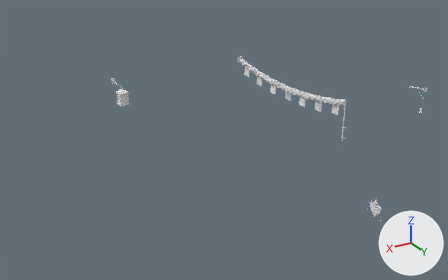
Two versions of the glTF model assets/eclipse/kit/lane_landmarks.glb, one commit apart.
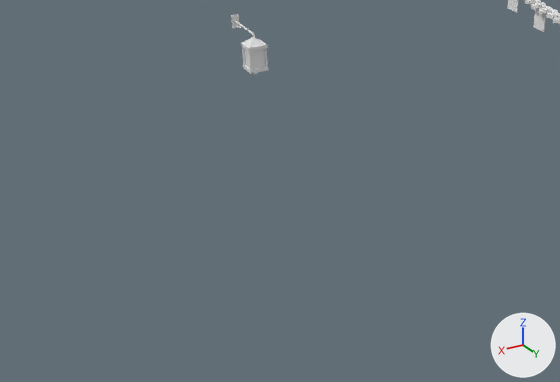
There are two pictures of each version: one whole from a camera (50 mm lens) standing at (12.21, 11.59, 8.84) and looking at (3.84, -2.36, 1.86), one close up on the part from 0% to 60% of the width and 25% to 91% of the height. The lights are fixed; the arrows at lower right show +X, +Y and +Z. The older version's two pictures come first.

In view in the first close-up: 'garland', 'red_lantern'.
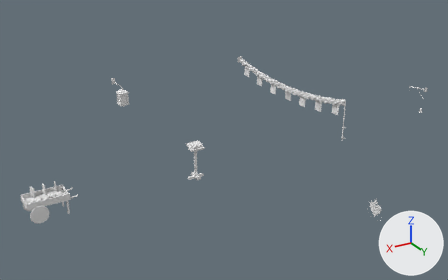
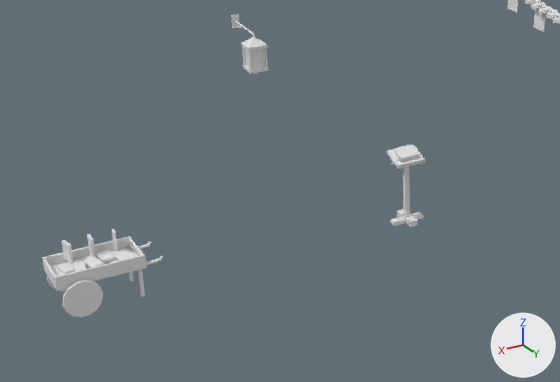
Commit message: feat(metro): his threshold dressed: lectern, chained book, book barrow

The change, as JSON lines over the scene's bpy script:
```json
{"op": "add", "block": "mat_leather_red", "code": ["mat_leather_red = principled_material('leather_red')", "mat_leather_red.base_color = (0.8, 0.8, 0.8)  # white #e7e7e7"]}
{"op": "add", "block": "mat_page_edge", "code": ["mat_page_edge = principled_material('page_edge')", "mat_page_edge.base_color = (0.8, 0.8, 0.8)  # white #e7e7e7"]}
{"op": "add", "block": "mat_wood", "code": ["mat_wood = principled_material('wood')", "mat_wood.base_color = (0.8, 0.8, 0.8)  # white #e7e7e7"]}
{"op": "add", "block": "mat_cloth", "code": ["mat_cloth = principled_material('cloth')", "mat_cloth.base_color = (0.8, 0.8, 0.8)  # white #e7e7e7"]}
{"op": "add", "block": "mat_leather_brown", "code": ["mat_leather_brown = principled_material('leather_brown')", "mat_leather_brown.base_color = (0.8, 0.8, 0.8)  # white #e7e7e7"]}
{"op": "add", "block": "me_lectern_book_cover", "code": ["me_lectern_book_cover = bpy.data.meshes.new('lectern_book_cover')", "me_lectern_book_cover.from_pydata(...)  # 72 vertices, 120 faces; spans x 3.745..4.072, y -4.068..-3.847, z 1.112..1.204", "# faces by material slot: [12, 108]", "me_lectern_book_cover.materials.append(mat_leather_red)  # white #e7e7e7", "me_lectern_book_cover.materials.append(mat_iron)  # white #e7e7e7"]}
{"op": "add", "block": "me_lectern_book_block", "code": ["me_lectern_book_block = bpy.data.meshes.new('lectern_book_block')", "me_lectern_book_block.from_pydata([(3.75, -4.083, 1.133), (3.75, -3.877, 1.057), (3.75, -3.856, 1.114), (3.75, -4.063, 1.189), (4.05, -4.083, 1.133), (4.05, -4.063, 1.189), (4.05, -3.856, 1.114), (4.05, -3.877, 1.057)], [], [(0, 3, 2), (0, 2, 1), (4, 7, 6), (4, 6, 5), (0, 4, 5), (0, 5, 3), (1, 2, 6), (1, 6, 7), (0, 1, 7), (0, 7, 4), (3, 5, 6), (3, 6, 2)])", "me_lectern_book_block.materials.append(mat_page_edge)  # white #e7e7e7"]}
{"op": "add", "block": "me_lectern", "code": ["me_lectern = bpy.data.meshes.new('lectern')", "me_lectern.from_pydata(...)  # 80 vertices, 136 faces; spans x 3.65..4.155, y -4.2..-3.76, z 0.0..1.153", "# faces by material slot: [72, 64]", "me_lectern.materials.append(mat_wood)  # white #e7e7e7", "me_lectern.materials.append(mat_iron)  # white #e7e7e7"]}
{"op": "add", "block": "me_book_barrow", "code": ["me_book_barrow = bpy.data.meshes.new('book_barrow')", "me_book_barrow.from_pydata(...)  # 332 vertices, 584 faces; spans x 7.743..9.2, y -4.485..-3.665, z 0.0..0.846", "# faces by material slot: [420, 20, 72, 36, 36]", "me_book_barrow.materials.append(mat_wood)  # white #e7e7e7", "me_book_barrow.materials.append(mat_iron)  # white #e7e7e7", "me_book_barrow.materials.append(mat_leather_brown)  # white #e7e7e7", "me_book_barrow.materials.append(mat_leather_red)  # white #e7e7e7", "me_book_barrow.materials.append(mat_cloth)  # white #e7e7e7"]}
{"op": "add", "block": "ob_lectern_book_cover", "code": ["ob_lectern_book_cover = bpy.data.objects.new('lectern_book_cover', me_lectern_book_cover)", "ob_lectern_book_cover.location = (0.0, 0.0, 0.0)"]}
{"op": "add", "block": "ob_lectern_book_block", "code": ["ob_lectern_book_block = bpy.data.objects.new('lectern_book_block', me_lectern_book_block)", "ob_lectern_book_block.location = (0.0, 0.0, 0.0)"]}
{"op": "add", "block": "ob_lectern", "code": ["ob_lectern = bpy.data.objects.new('lectern', me_lectern)", "ob_lectern.location = (0.0, 0.0, 0.0)"]}
{"op": "add", "block": "ob_book_barrow", "code": ["ob_book_barrow = bpy.data.objects.new('book_barrow', me_book_barrow)", "ob_book_barrow.location = (0.0, 0.0, 0.0)"]}
```

Location of each change, [x1, y1, x2, y2] in pixels of the close-ups (560 x 382 px):
```json
{"object": "book_barrow", "change": "added", "after": [42, 229, 163, 317], "faces in mat_wood (white #e7e7e7)": [42, 236, 163, 317], "faces in mat_leather_brown (white #e7e7e7)": [56, 240, 137, 274], "faces in mat_cloth (white #e7e7e7)": [85, 234, 115, 263], "faces in mat_leather_red (white #e7e7e7)": [107, 229, 135, 263]}
{"object": "lectern", "change": "added", "after": [387, 145, 426, 227], "faces in mat_wood (white #e7e7e7)": [387, 145, 426, 227]}
{"object": "lectern_book_cover", "change": "added", "after": [394, 144, 419, 159], "faces in mat_leather_red (white #e7e7e7)": [394, 144, 419, 159]}
{"object": "lectern_book_block", "change": "added", "after": [394, 150, 418, 162]}
```
